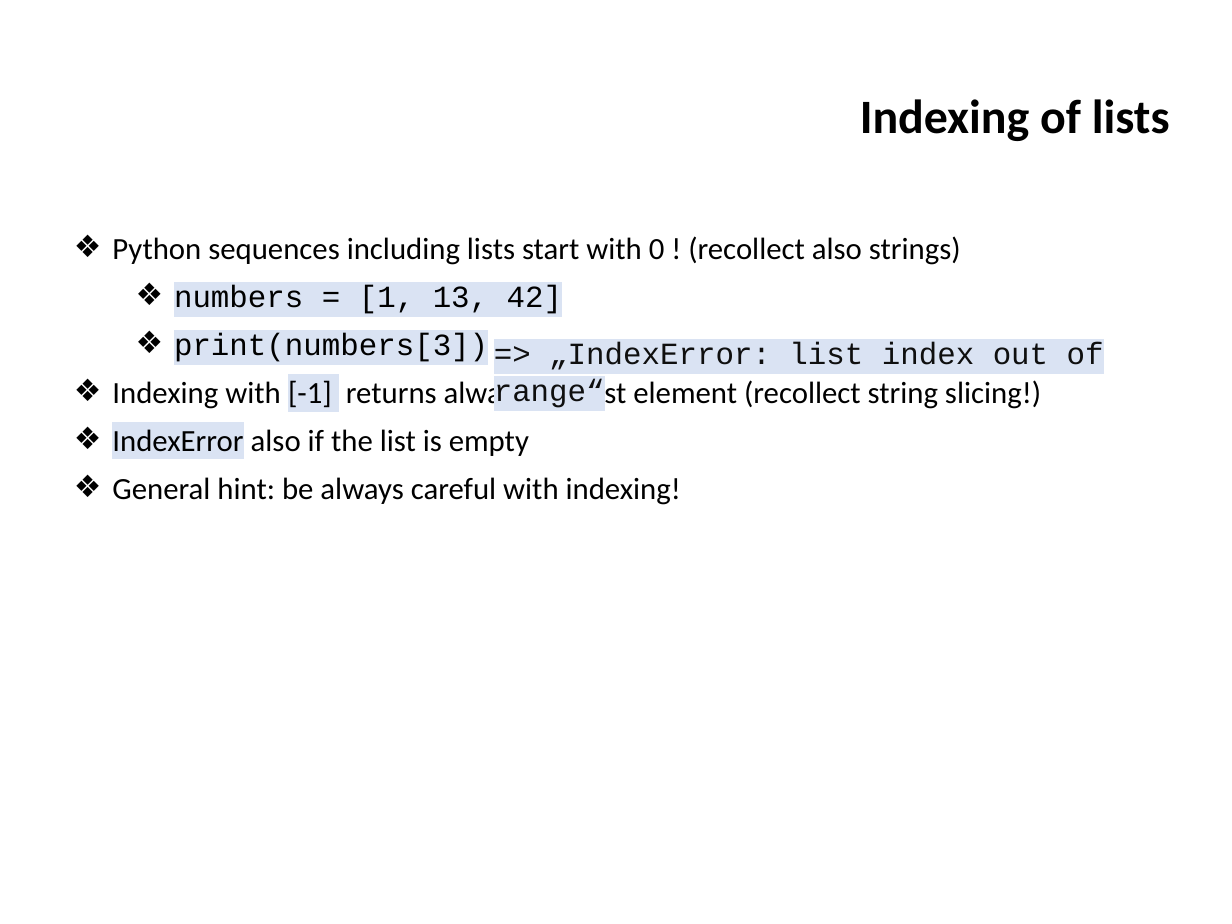
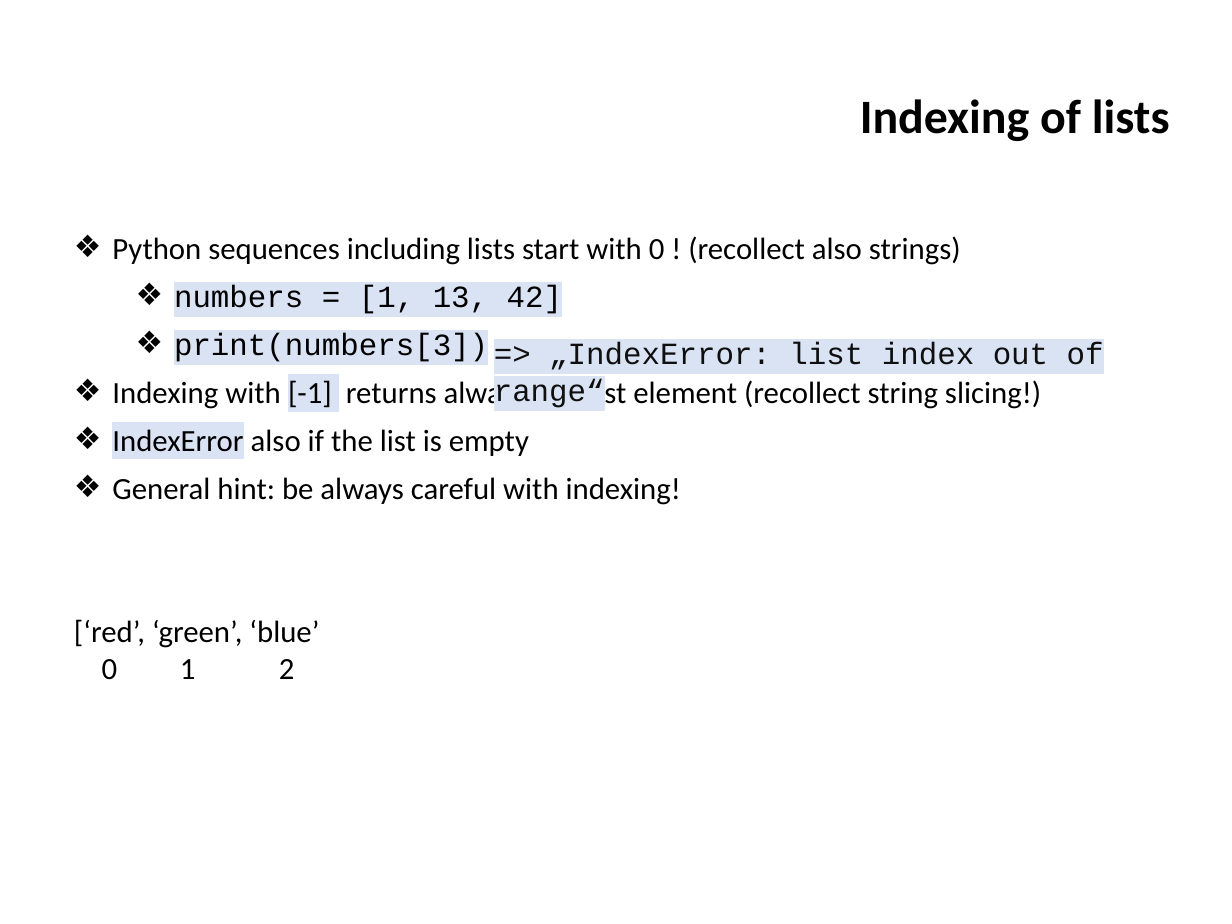
Before and after one commit to ifromm/fcsp, a slide deck: slide 7 of Slides/unit_5_prog_2.pptx. Drawn at 1232x924 pixels with LibreOffice and Linux fonts; fonts in the diff are those of the drawing; background and template pictures are left out. Boxes give left, top, right and bottom in pixels: in the first picture for what was removed or moved away, otherwise in the second. Text is boxed around its words. In the diff, an @@ line names an element or a change of style, - is before the commit and + after.

```diff
--- a/Slides/unit_5_prog_2.pptx
+++ b/Slides/unit_5_prog_2.pptx
@@ text at (x1=74, y1=619, x2=319, y2=680): paragraph added @@
+[‘red’, ‘green’, ‘blue’
+0 1 2
```
Also in this commit, not shown: 1 other slide changed, 16 other files.
